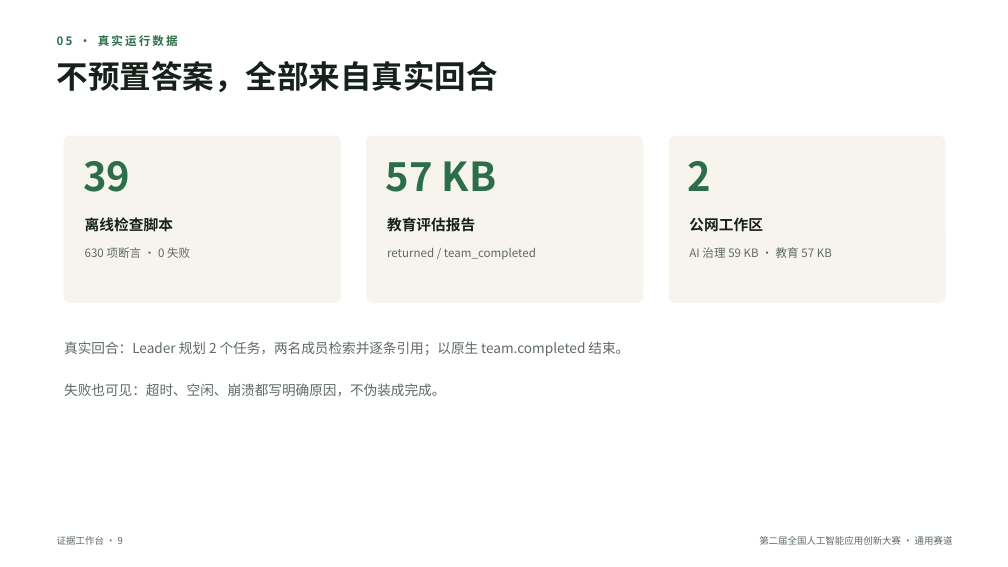
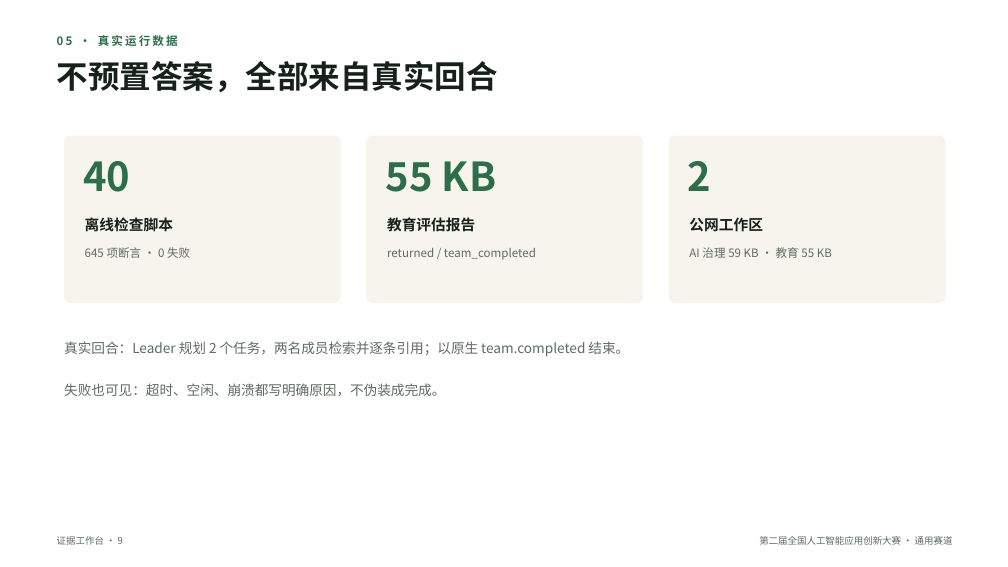
Before and after one commit to zyyqp-bot/jiuwenswarm-agent, a slide deck: slide 9 of docs/submission/【教育-重庆邮电大学-赵乙亦-证据工作台】.pptx. Drawn at 1008x567 pixels with LibreOffice and Linux fonts; fonts in the diff are those of the drawing. Boxes give left, top, right and bottom in pixels: in the first picture for what was removed or moved away, otherwise in the second. Text is boxed around its words. In the diff, an @@ line names an element or a change of style, - is before the commit and + after.

```diff
--- a/docs/submission/【教育-重庆邮电大学-赵乙亦-证据工作台】.pptx
+++ b/docs/submission/【教育-重庆邮电大学-赵乙亦-证据工作台】.pptx
@@ text at (83, 161, 130, 192): text changed @@
-39
+40
@@ text at (386, 161, 497, 192): text changed @@
-57 KB
+55 KB
@@ text at (85, 247, 190, 258): text changed @@
-630 项断言 · 0 失败
+645 项断言 · 0 失败
@@ text at (689, 247, 832, 258): text changed @@
-AI 治理 59 KB · 教育 57 KB
+AI 治理 59 KB · 教育 55 KB
```
Also in this commit, not shown: 2 other files.
